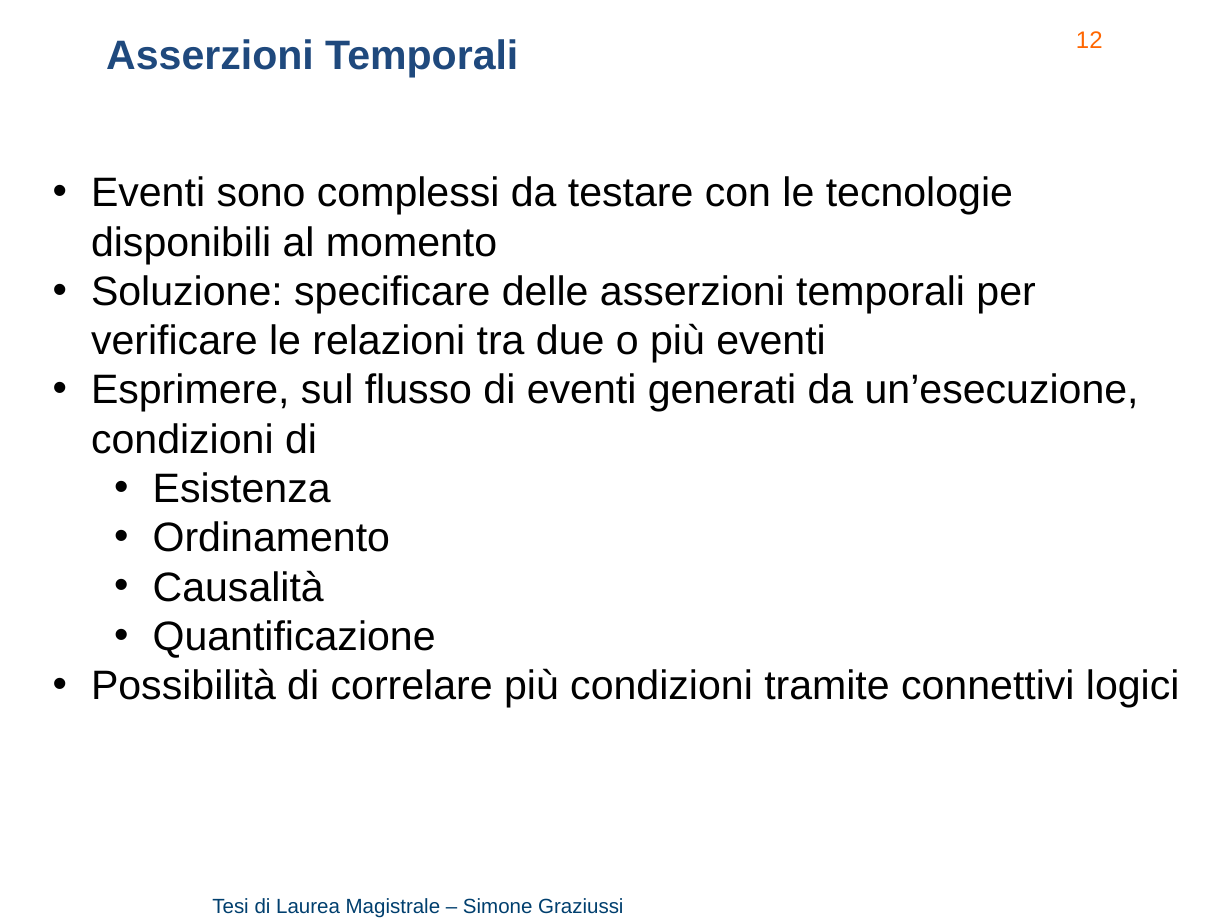
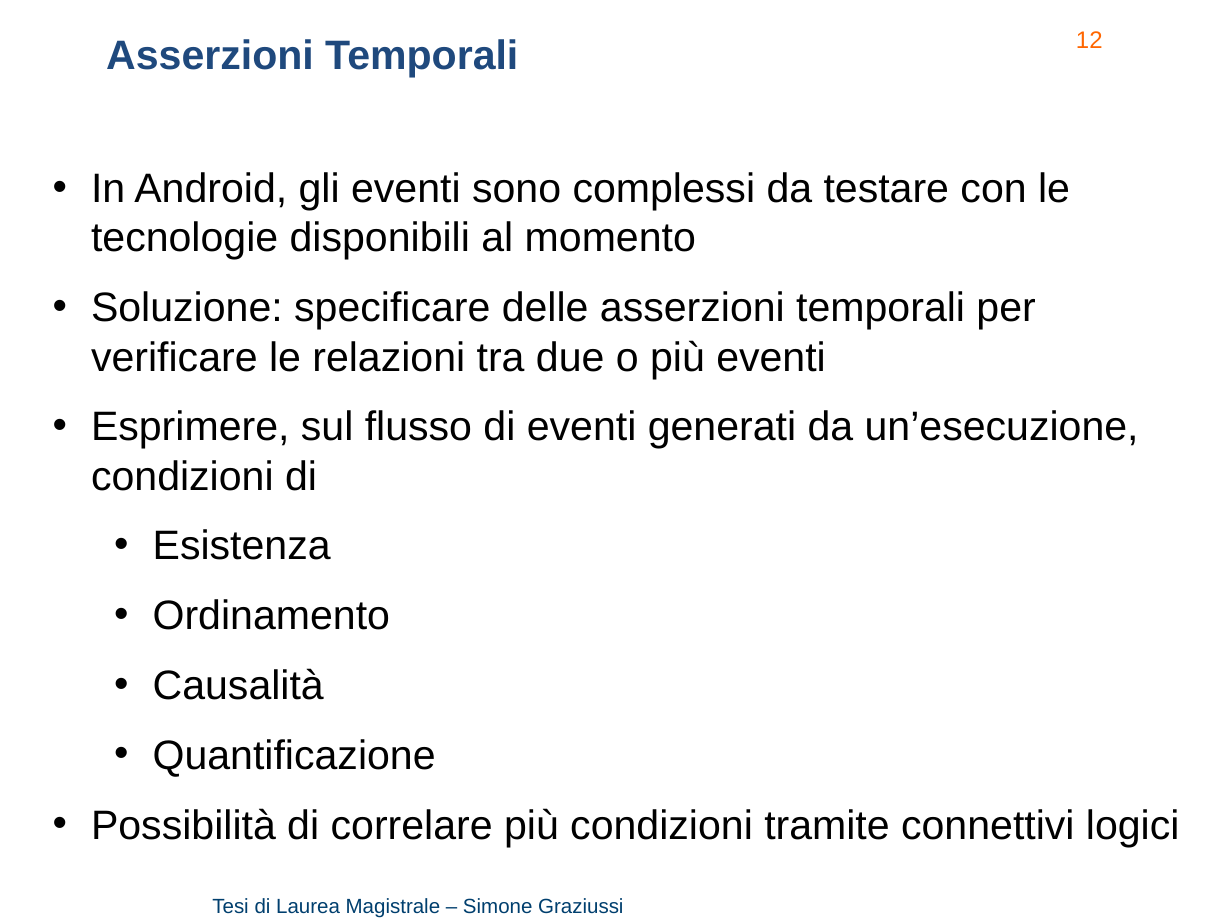
Before and after one commit to Simone3/Thesis, a slide deck: slide 12 of Presentation/Presentation.pptx. Drawn at 1232x924 pixels with LibreOffice and Linux fonts; fonts in the diff are those of the drawing; background and template pictures are left out. Boxes give left, top, right and bottom in pixels: in the first picture for what was removed or moved away, otherwise in the second. Text is boxed around its words. In the diff, an @@ line names an element or a change of style, - is before the commit and + after.

```diff
--- a/Presentation/Presentation.pptx
+++ b/Presentation/Presentation.pptx
@@ text at <box>91,172,1070,260</box>: text changed @@
-• Eventi sono complessi da testare con le tecnologie disponibili al momento
+• In Android, gli eventi sono complessi da testare con le tecnologie disponibili al momento
@@ text at <box>91,291,1180,847</box>: more space between paragraphs @@
```
Also in this commit, not shown: 7 other slides changed, 1 other file.
